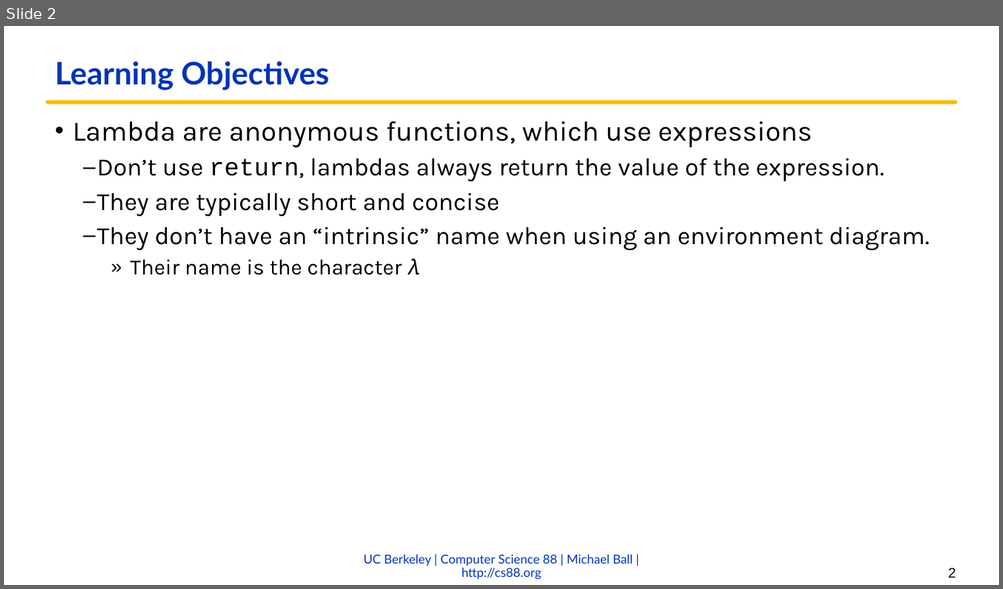
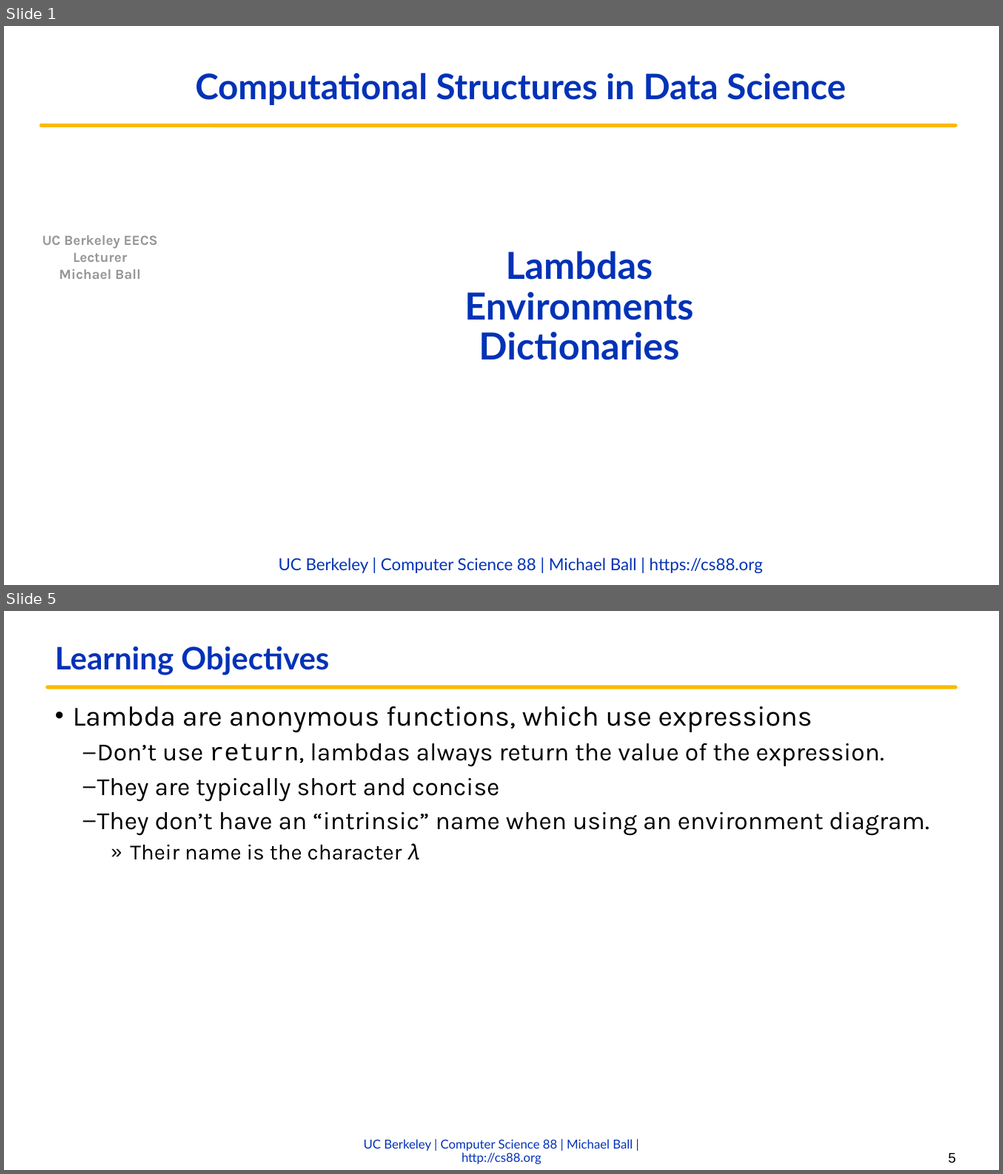
Before and after one commit to cs88-website/fa22, a slide deck: assets/slides/fa22/08-Lambda_Dictionaries.pptx. Shown one above the other, each under a label of ours: slide 2 before the commit, slides 1 and 5 after it; the slides between them are not shown. The pictures are 1003x589 and 1003x1174 pixels, drawn with LibreOffice and Linux fonts; fonts in the diff are those of the drawing; background and template pictures are left out. Boxes give left, top, right and bottom in pixels: in the first picture for what was removed or moved away, otherwise in the second. Text is boxed around its words. In the diff, an @@ line names an element or a change of style, - is before the commit and + after.

```diff
--- a/assets/slides/fa22/08-Lambda_Dictionaries.pptx
+++ b/assets/slides/fa22/08-Lambda_Dictionaries.pptx
@@ slide 1 added at [4,26,999,585], background #FFFFFF @@
@@ text added at [195,73,845,105], 34 pt, text #0332B7, bold @@
+Computational Structures in Data Science
@@ line added from (41, 125) to (956, 125), #FBBA03 3.75 pt @@
@@ text added at [42,235,158,279], 13.5 pt, text #969696, bold @@
+UC Berkeley EECS
+Lecturer
+Michael Ball
@@ title added at [464,251,693,360], 36 pt, text #0332B7, bold @@
+Lambdas
+Environments
+Dictionaries
@@ text added at [279,558,762,574], 16 pt, text #0332B7 @@
+UC Berkeley | Computer Science 88 | Michael Ball | https://cs88.org
@@ what was slide 2 is now slide 5 @@
@@ page number at [948,1153,956,1164]: text changed @@
-2
+5
```
Also in this commit, not shown: 1 slide changed, 12 other slides added, 1 slide removed, 3 other files.
